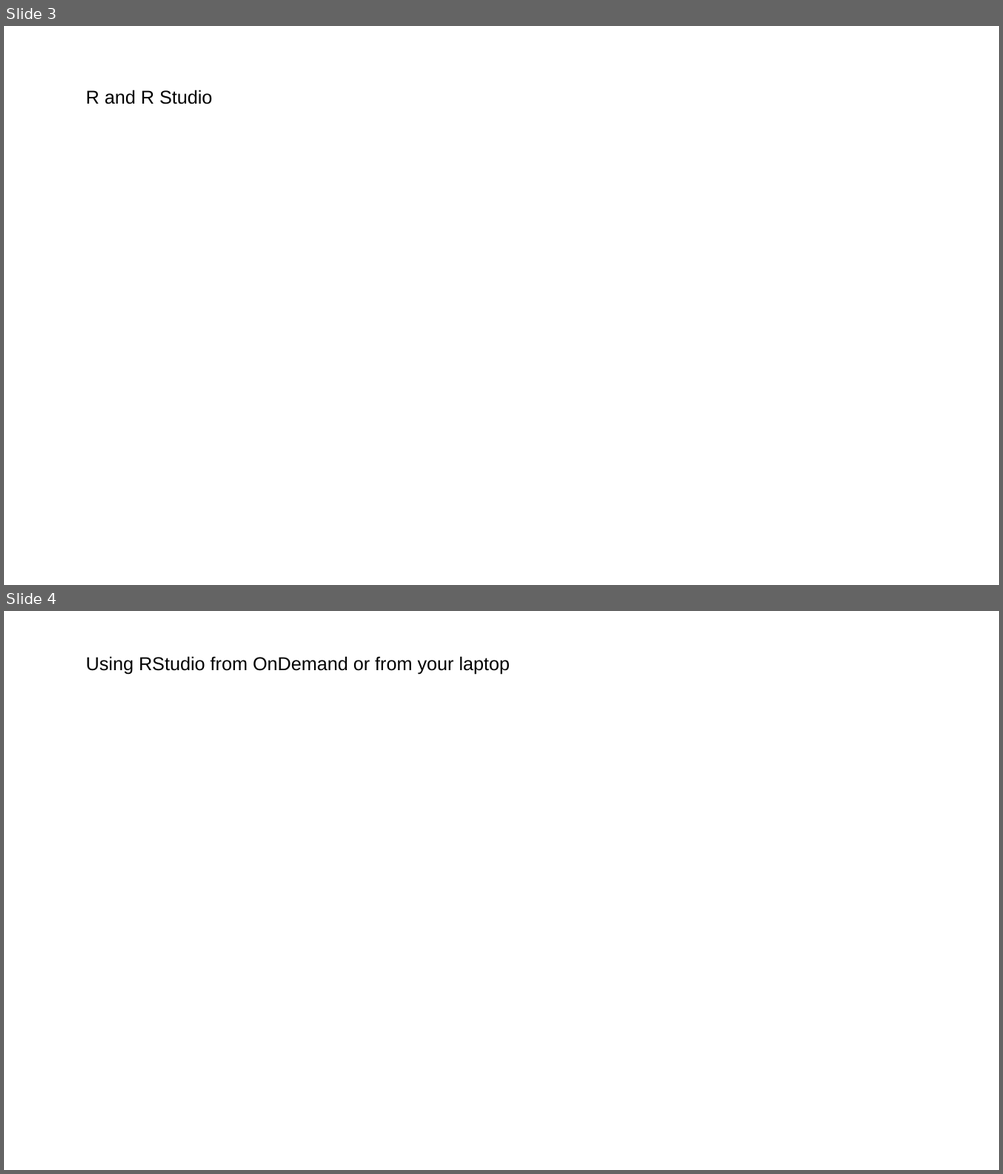
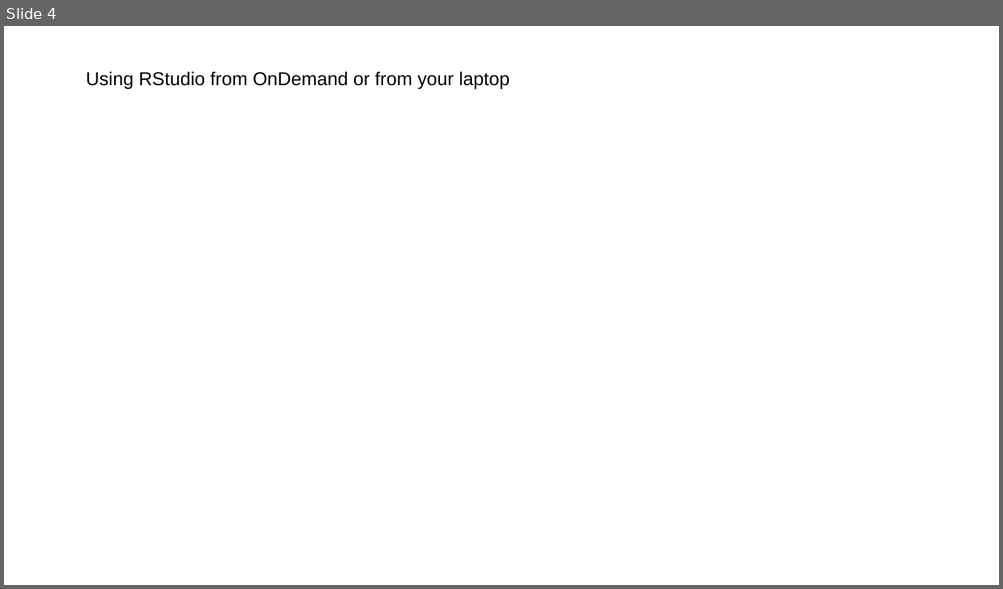
Before and after one commit to steverozen/workshops2026aug, a slide deck: slides/monday_morning/Steve_Rozen_bioinformatics-on-ramp_2026_08_03.pptx. Shown one above the other, each under a label of ours: slides 3 and 4 before the commit, slide 4 after it. The pictures are 1003x1174 and 1003x589 pixels, drawn with LibreOffice and Linux fonts; fonts in the diff are those of the drawing; background and template pictures are left out. Boxes give left, top, right and bottom in pixels: in the first picture for what was removed or moved away, otherwise in the second. Text is boxed around its words. In the diff, an @@ line names an element or a change of style, - is before the commit and + after.

```diff
--- a/slides/monday_morning/Steve_Rozen_bioinformatics-on-ramp_2026_08_03.pptx
+++ b/slides/monday_morning/Steve_Rozen_bioinformatics-on-ramp_2026_08_03.pptx
@@ slide 3 removed at (4,26,999,585), background #FFFFFF @@
@@ text removed at (86,90,212,104) @@
-R and R Studio
```
Also in this commit, not shown: 5 slides changed, 20 slides added, 2 other slides removed, 1 other file.
